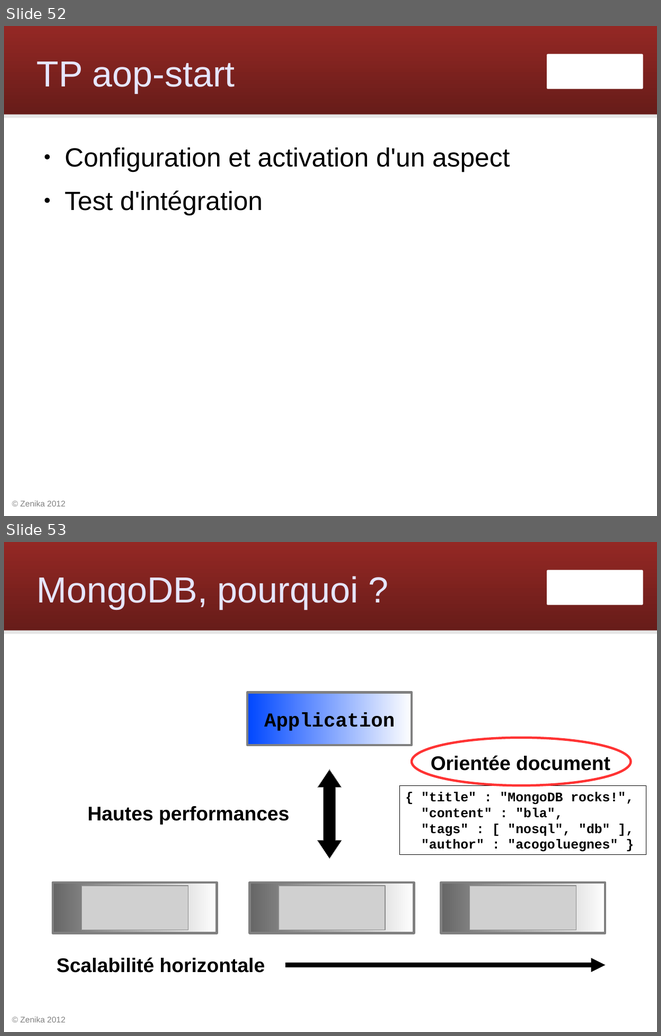
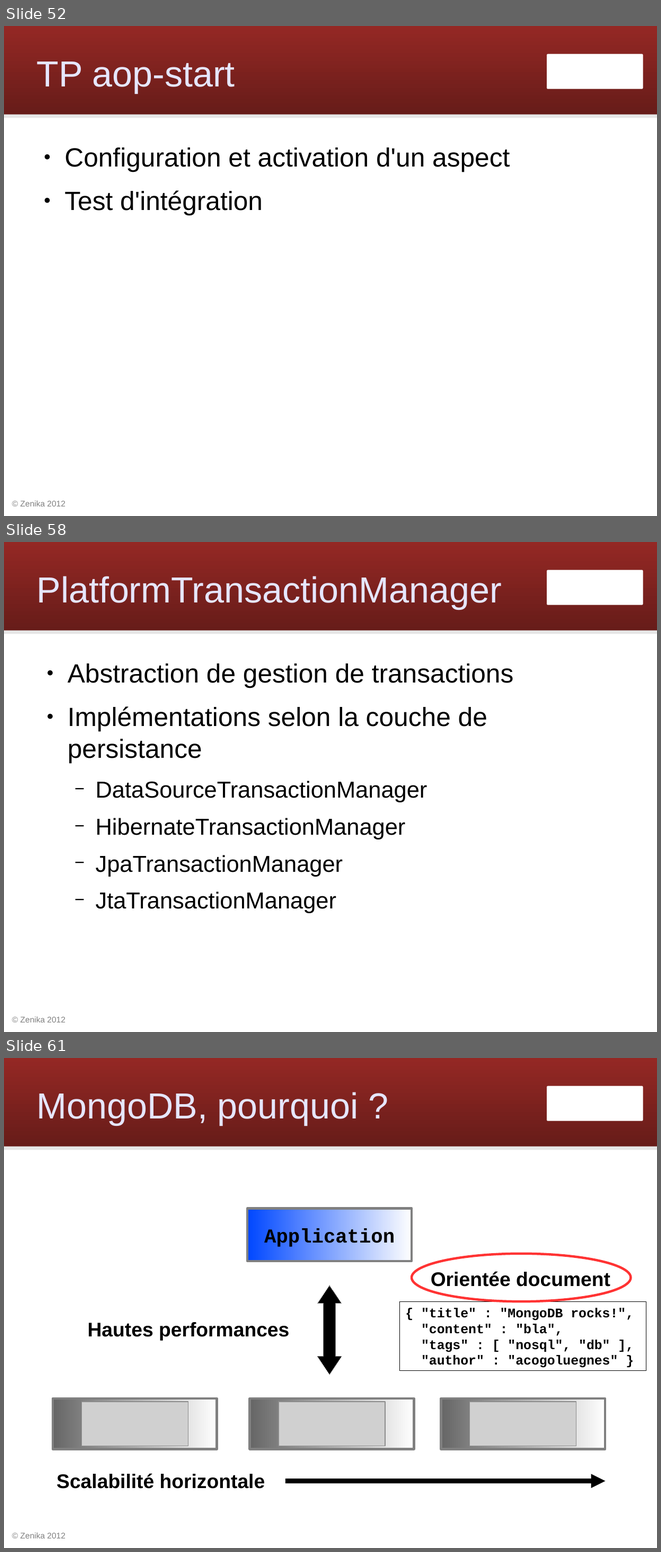
Before and after one commit to Zenika/workshop-spring-core, a slide deck: spring-workshop.odp. Shown one above the other, each under a label of ours: slides 52 and 53 before the commit, slides 52, 58 and 61 after it; the slides between them are not shown. The pictures are 661x1036 and 661x1552 pixels, drawn with LibreOffice and Linux fonts; fonts in the diff are those of the drawing; grey boxes stand for pictures; background and template pictures are left out. Boxes give left, top, right and bottom in pixels: in the first picture for what was removed or moved away, otherwise in the second. Text is boxed around its words. In the diff, an @@ line names an element or a change of style, - is before the commit and + after.

Commit message:
slides transaction

```diff
--- a/spring-workshop.odp
+++ b/spring-workshop.odp
@@ slide 58 added at bbox=[4, 542, 657, 1032], background #FFFFFF; not listed: 4 template elements that a slide beside it also shows @@
@@ title added at bbox=[37, 576, 502, 609], 44 pt, text #E6E6FF @@
+PlatformTransactionManager
@@ text added at bbox=[68, 663, 514, 913], 28 pt, text #000000 @@
+● Abstraction de gestion de transactions
+● Implémentations selon la couche de persistance
+  − DataSourceTransactionManager
+  − HibernateTransactionManager
+  − JpaTransactionManager
+  − JtaTransactionManager
@@ what was slide 53 is now slide 61 @@
```
Also in this commit, not shown: 7 other slides added.
